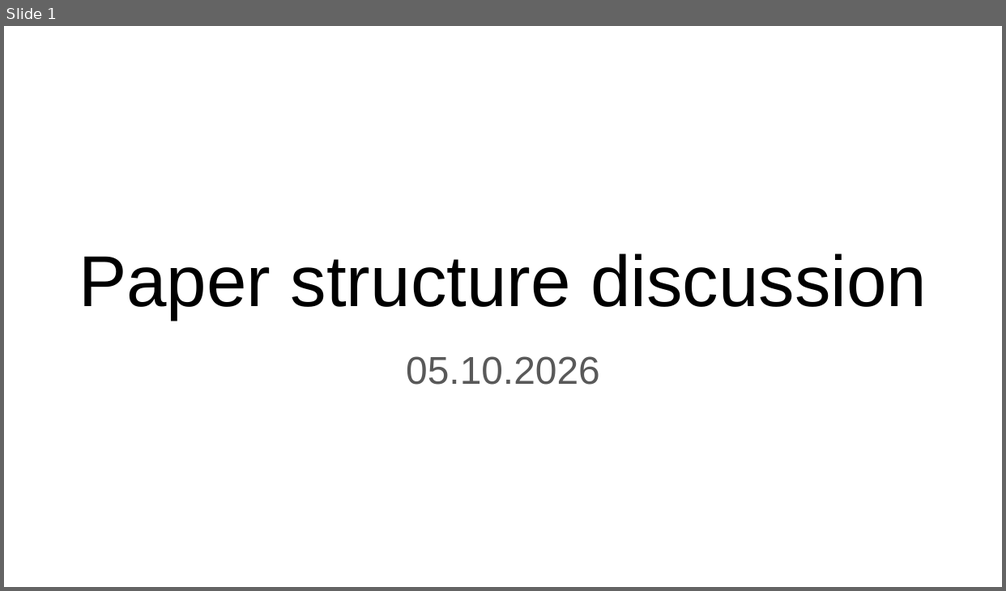
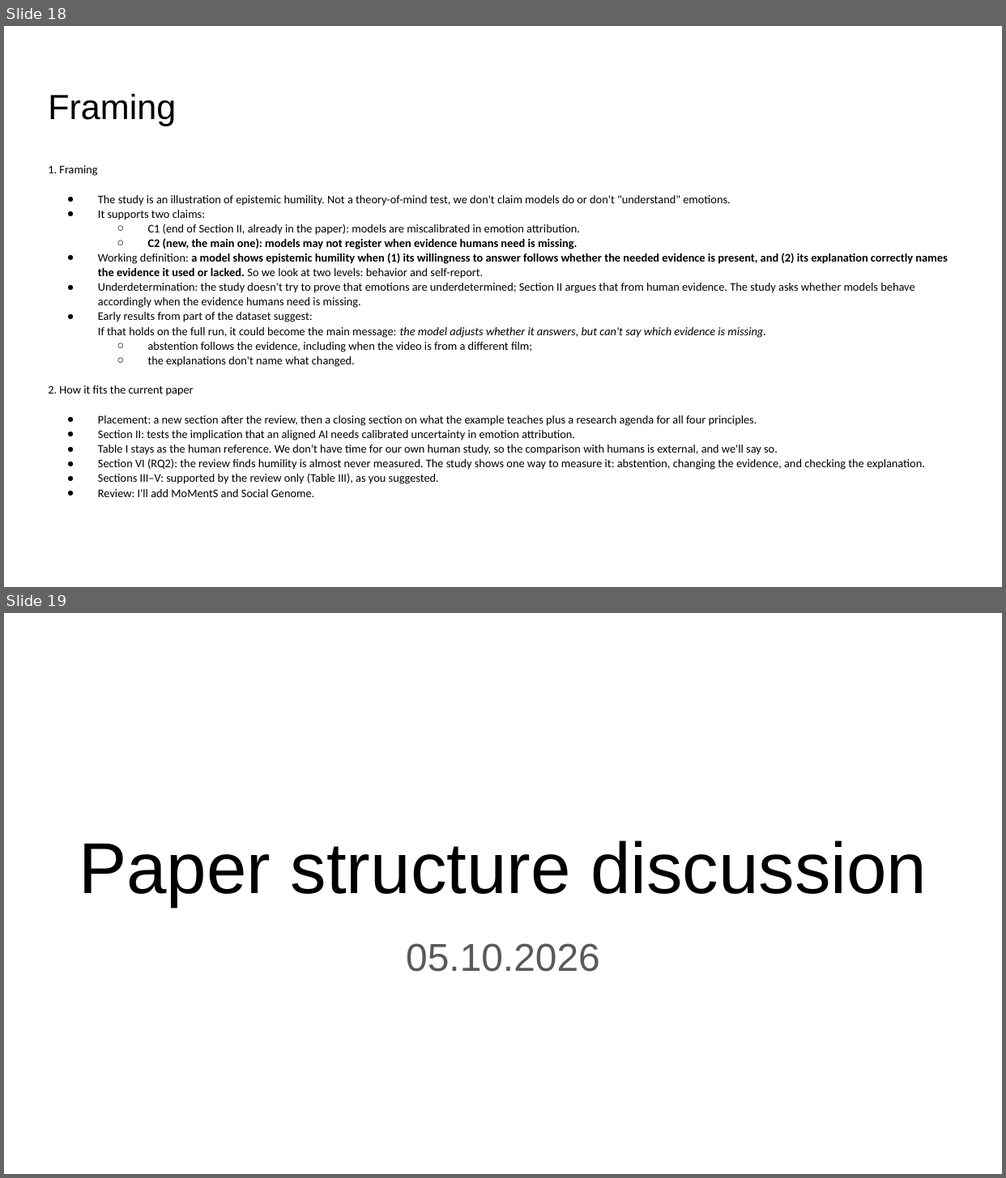
Before and after one commit to seriozh1/ai-alignment-demands-emotions, a slide deck: files/AI Alignemnt Emotions all slides.pptx. Shown one above the other, each under a label of ours: slide 1 before the commit, slides 18 and 19 after it. The pictures are 1006x591 and 1006x1178 pixels, drawn with LibreOffice and Linux fonts; fonts in the diff are those of the drawing. Boxes give left, top, right and bottom in pixels: in the first picture for what was removed or moved away, otherwise in the second. Text is boxed around its words. In the diff, an @@ line names an element or a change of style, - is before the commit and + after.

Commit message:
Experiment 6, full run

```diff
--- a/files/AI Alignemnt Emotions all slides.pptx
+++ b/files/AI Alignemnt Emotions all slides.pptx
@@ slide 18 added at [4, 26, 1002, 587], background #FFFFFF @@
@@ title added at [48, 93, 176, 126], 25.2 pt, text #000000 @@
+Framing
@@ text added at [48, 165, 947, 497], 8.4 pt, text #000000 @@
+1. Framing
+● The study is an illustration of epistemic humility. Not a theory-of-mind test, we don't claim models do or don't "understand" emotions.
+● It supports two claims:
+  ○ C1 (end of Section II, already in the paper): models are miscalibrated in emotion attribution.
+  ○ C2 (new, the main one): models may not register when evidence humans need is missing.
+● Working definition: a model shows epistemic humility when (1) its willingness to answer follows whether the needed evidence is present, and (2) its explanation correctly names the evidence it used or lacked. So we look at two levels: behavior and self-report.
+● Underdetermination: the study doesn't try to prove that emotions are underdetermined; Section II argues that from human evidence. The study asks whether models behave accordingly when the evidence humans need is missing.
+● Early results from part of the dataset suggest:
+  If that holds on the full run, it could become the main message: the model adjusts whether it answers, but can't say which evidence is missing.
+  ○ abstention follows the evidence, including when the video is from a different film;
+  ○ the explanations don't name what changed.
+2. How it fits the current paper
+● Placement: a new section after the review, then a closing section on what the example teaches plus a research agenda for all four principles.
+● Section II: tests the implication that an aligned AI needs calibrated uncertainty in emotion attribution.
+● Table I stays as the human reference. We don't have time for our own human study, so the comparison with humans is external, and we'll say so.
+● Section VI (RQ2): the review finds humility is almost never measured. The study shows one way to measure it: abstention, changing the evidence, and checking the explanation.
+● Sections III–V: supported by the review only (Table III), as you suggested.
+● Review: I'll add MoMentS and Social Genome.
@@ what was slide 1 is now slide 19 @@
```
Also in this commit, not shown: 17 other slides added, 17 other files.
